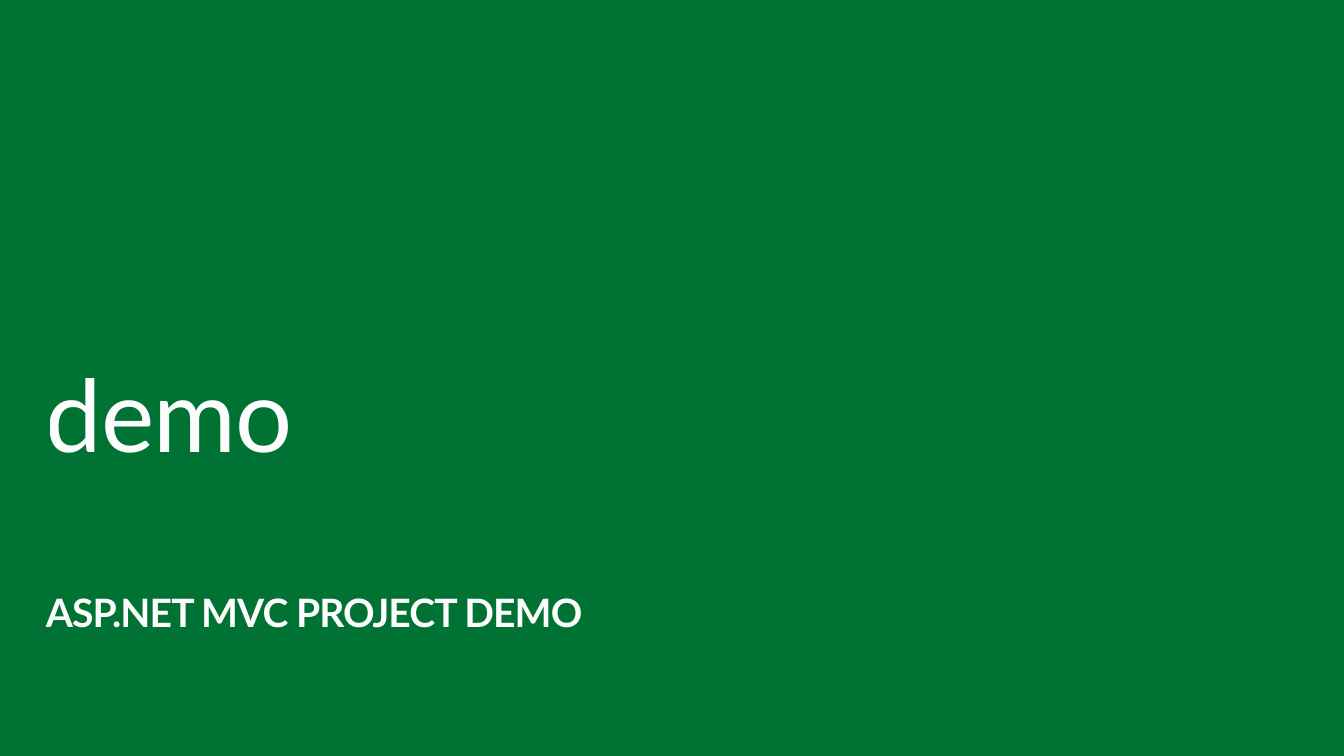
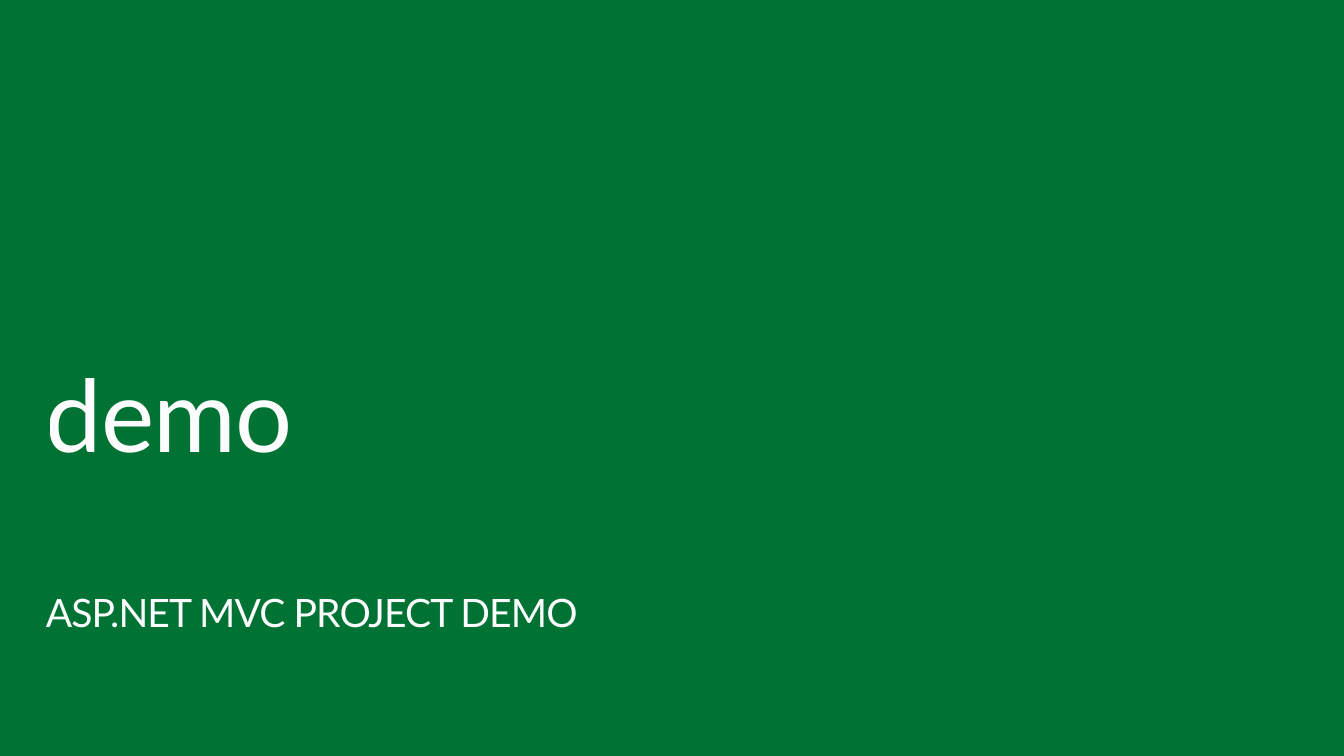
Before and after one commit to fabbbiob/TrainingContent, a slide deck: slide 32 of O3651-4 Getting started with Office 365 APIs/O3651-4 Office 365 Development Office 365 API.pptx. Drawn at 1344x756 pixels with LibreOffice and Linux fonts; fonts in the diff are those of the drawing. Boxes give left, top, right and bottom in pixels: in the first picture for what was removed or moved away, otherwise in the second. Text is boxed around its words. In the diff, an @@ line names an element or a change of style, - is before the commit and + after.

```diff
--- a/O3651-4 Getting started with Office 365 APIs/O3651-4 Office 365 Development Office 365 API.pptx
+++ b/O3651-4 Getting started with Office 365 APIs/O3651-4 Office 365 Development Office 365 API.pptx
@@ subtitle "ASP.NET MVC PROJECT DEMO" at [46, 598, 577, 628]: bold off @@
```
Also in this commit, not shown: 5 other slides changed, 1 slide added, 2 slides removed, 2 other files.
